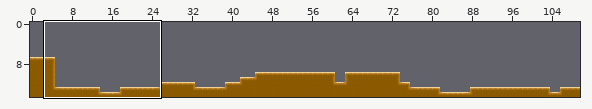
An edit to a level. Tiled map, Patrol/Patrol/Resources/TestLevel.tmx. The picture above shows the old version from afar; the outline marks the close-up.
Close-up. Earlier state:
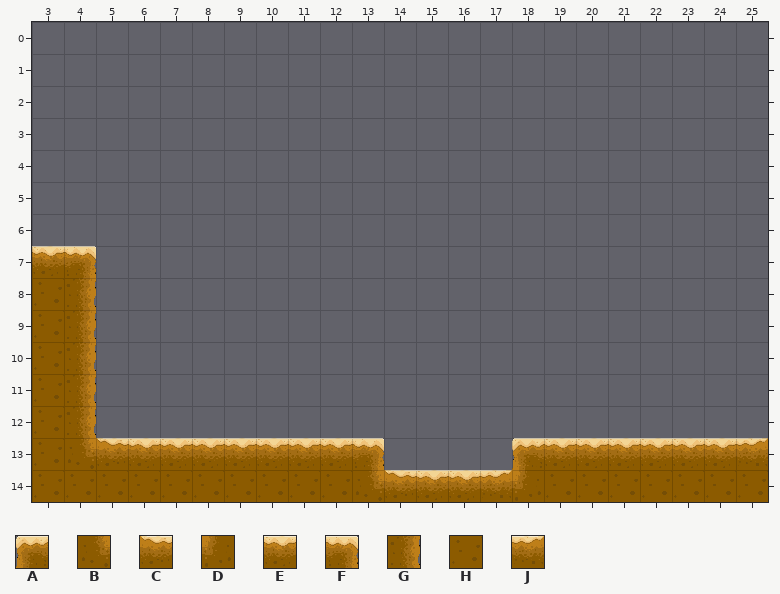
Cells are 32x32 px. Shown: x 3..25, y 0..14. The commit also changed other parts of the map, which this record leaves out. The old version is drawn lined up with the new one.
Key: from "Tileset": A 0, B 1, C 2, D 3, E 7, F 8, G 9, H 15, J 16.
_ is an empty cell, # one hidden under a higher layer.
Layer "Tile Layer 1" before, first column x 3:
 0 _______________________
 1 _______________________
 2 _______________________
 3 _______________________
 4 _______________________
 5 _______________________
 6 _______________________
 7 #F_____________________
 8 HG_____________________
 9 HG_____________________
10 HG_____________________
11 HG_____________________
12 HG_____________________
13 HB########F____A#######
14 HHHHHHHHHHB####DHHHHHHH
Layer "CollisionLayer" before, first column x 3:
 0 _______________________
 1 _______________________
 2 _______________________
 3 _______________________
 4 _______________________
 5 _______________________
 6 _______________________
 7 EF_____________________
 8 _G_____________________
 9 _G_____________________
10 _G_____________________
11 _G_____________________
12 _G_____________________
13 __CEEEEEEEF____AEEEEEEJ
14 ___________CEEJ________
After the commit:
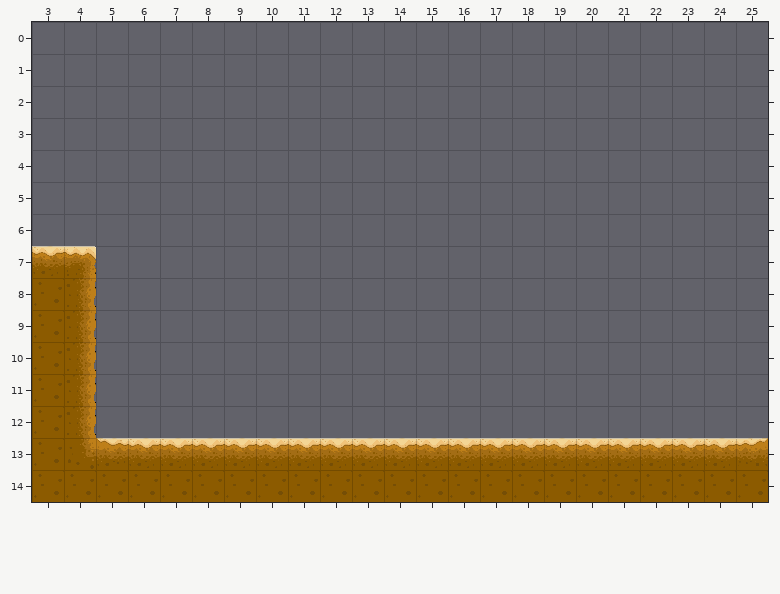
Log entry: fixed map collisions and obstacle collision bug
The edit:
Changed rows in their new state; . is an unchanged cell.
map size 192x15 -> 256x15 cells
Layer "Tile Layer 1":
first column x 13:
13 #....#
14 HHHHHH
Layer "CollisionLayer":
first column x 13:
13 EEEEEE
14 .____.
